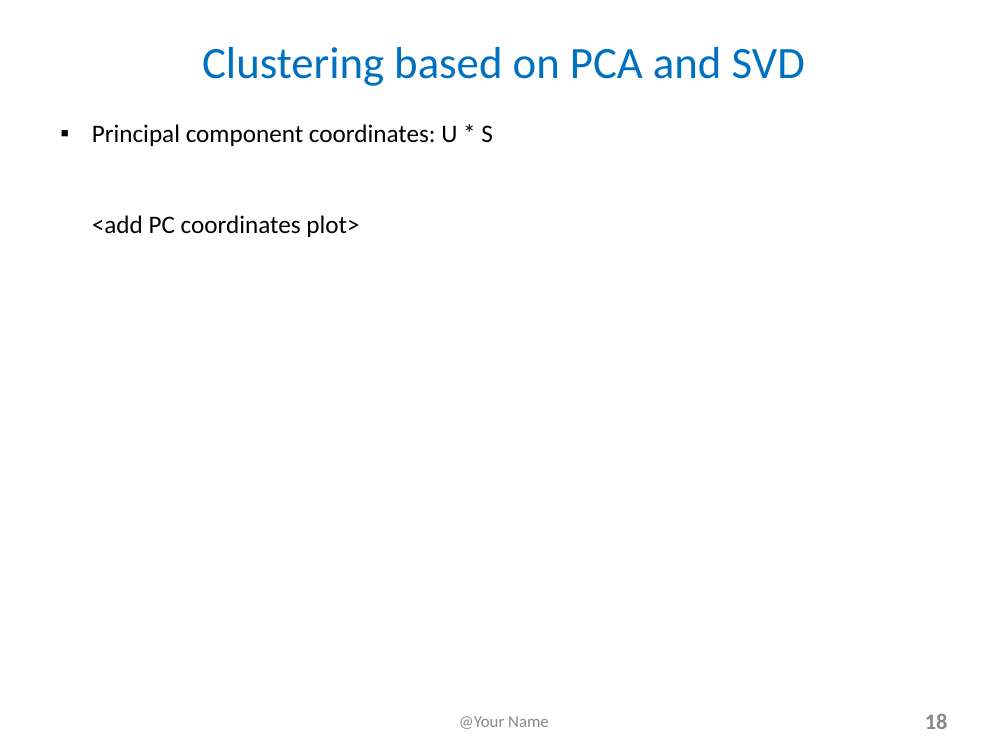
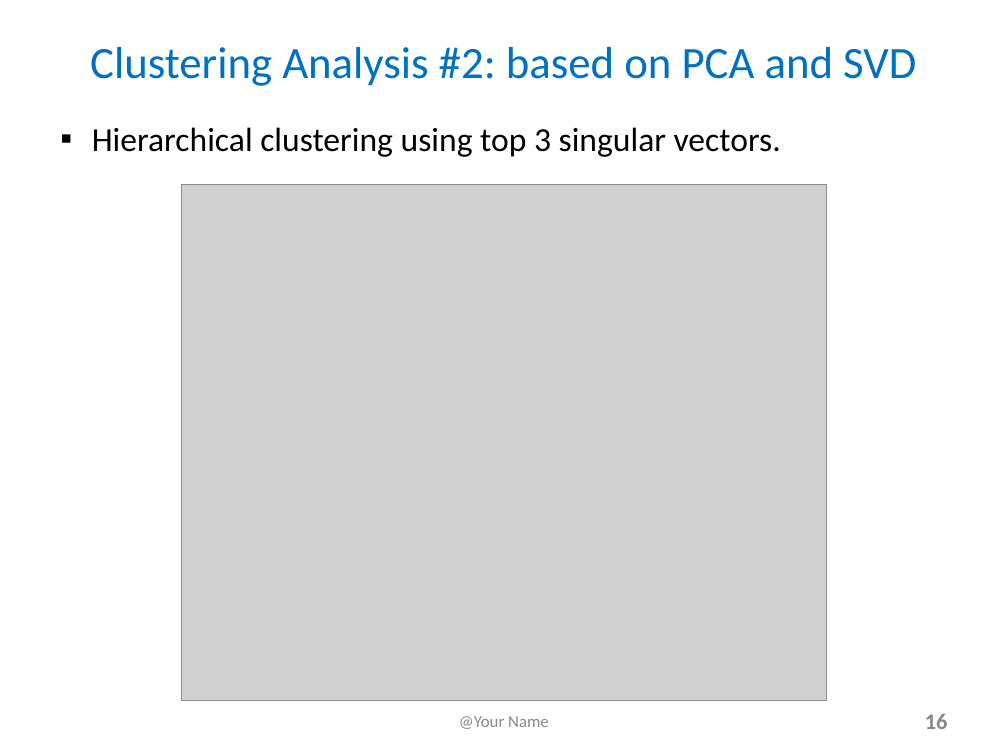
Before and after one commit to lchiaying/SciDB-project, a slide deck: slide 16 of FinalProjectSlides and YouTubeTitlePage_e63_2017.pptx (slide 18 before the commit). Drawn at 1008x756 pixels with LibreOffice and Linux fonts; fonts in the diff are those of the drawing; grey boxes stand for pictures. Boxes give left, top, right and bottom in pixels: in the first picture for what was removed or moved away, otherwise in the second. Text is boxed around its words. In the diff, an @@ line names an element or a change of style, - is before the commit and + after.

```diff
--- a/FinalProjectSlides and YouTubeTitlePage_e63_2017.pptx
+++ b/FinalProjectSlides and YouTubeTitlePage_e63_2017.pptx
@@ text at (90, 47, 916, 86): text changed @@
-Clustering based on PCA and SVD
+Clustering Analysis #2: based on PCA and SVD
@@ text at (92, 127, 781, 157): text changed; size 18 to 24 pt @@
-▪ Principal component coordinates: U * S
-  <add PC coordinates plot>
+▪ Hierarchical clustering using top 3 singular vectors.
@@ picture added at (181, 184, 827, 701) @@
@@ page number at (925, 714, 948, 729): text changed @@
-18
+16
```
Also in this commit, not shown: 6 other slides changed, 1 slide added, 1 slide removed, 13 other files.
